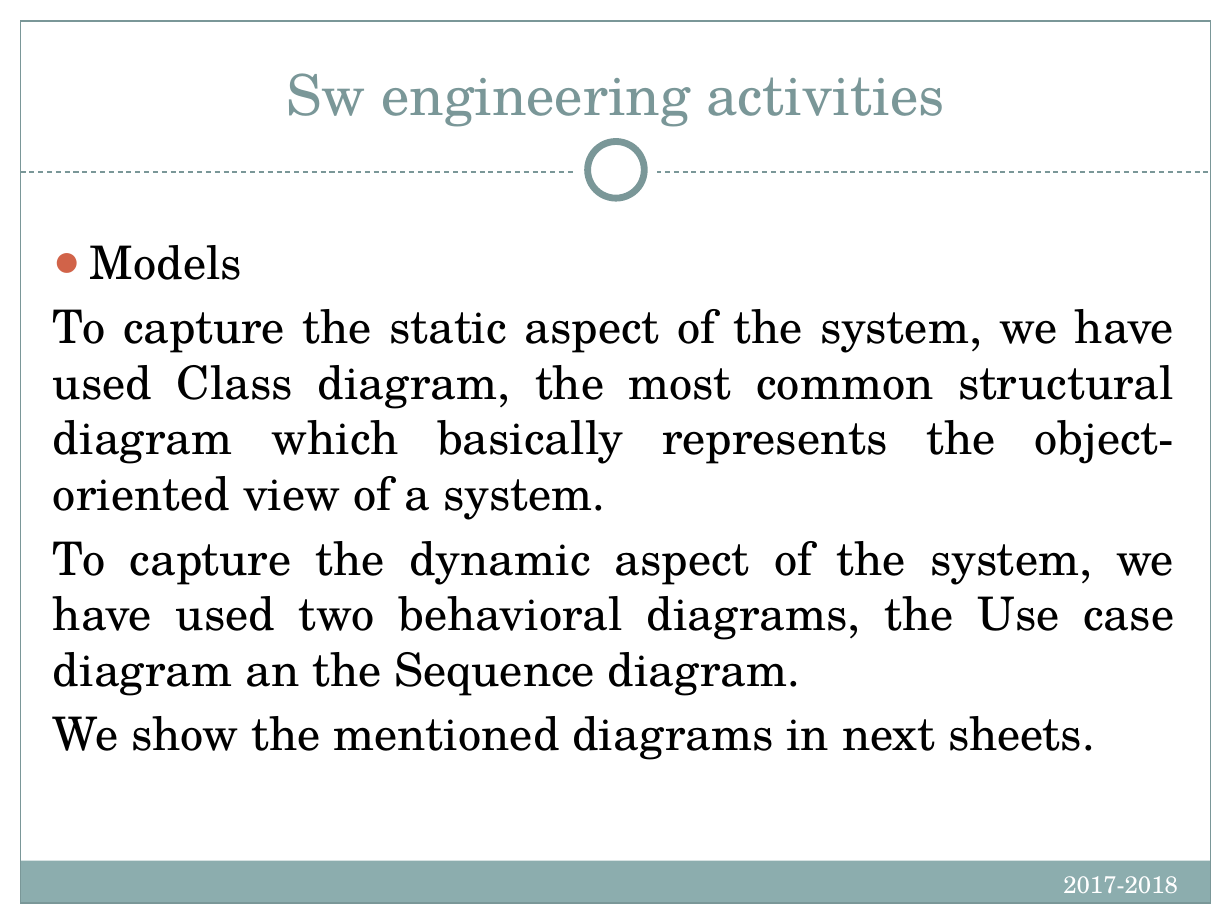
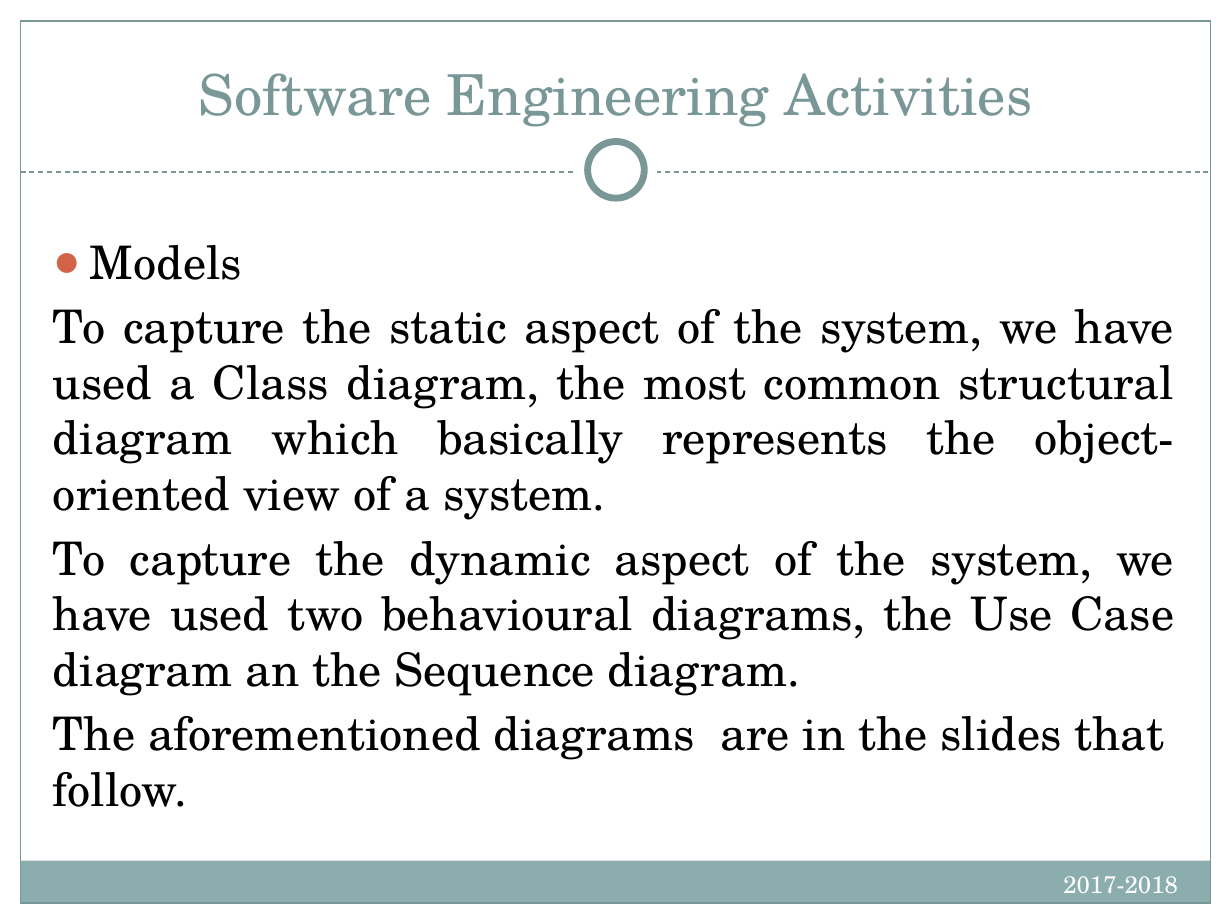
Before and after one commit to kacper97/Escaper, a slide deck: slide 8 of Presentation/IntroSWEng.FinalPresentationTemplate.pptx. Drawn at 1232x924 pixels with LibreOffice and Linux fonts; fonts in the diff are those of the drawing. Boxes give left, top, right and bottom in pixels: in the first picture for what was removed or moved away, otherwise in the second. Text is boxed around its words. In the diff, an @@ line names an element or a change of style, - is before the commit and + after.

```diff
--- a/Presentation/IntroSWEng.FinalPresentationTemplate.pptx
+++ b/Presentation/IntroSWEng.FinalPresentationTemplate.pptx
@@ title at [198,73,1033,127]: text changed @@
-Sw engineering activities
+Software Engineering Activities
@@ text at [53,309,1175,807]: text changed @@
-To capture the static aspect of the system, we have used Class diagram, the most common structural diagram which basically represents the object-oriented view of a system.
-To capture the dynamic aspect of the system, we have used two behavioral diagrams, the Use case diagram an the Sequence diagram.
-We show the mentioned diagrams in next sheets.
+To capture the static aspect of the system, we have used a Class diagram, the most common structural diagram which basically represents the object-oriented view of a system.
+To capture the dynamic aspect of the system, we have used two behavioural diagrams, the Use Case diagram an the Sequence diagram.
+The aforementioned diagrams are in the slides that follow.
```
Also in this commit, not shown: 15 other slides changed.
